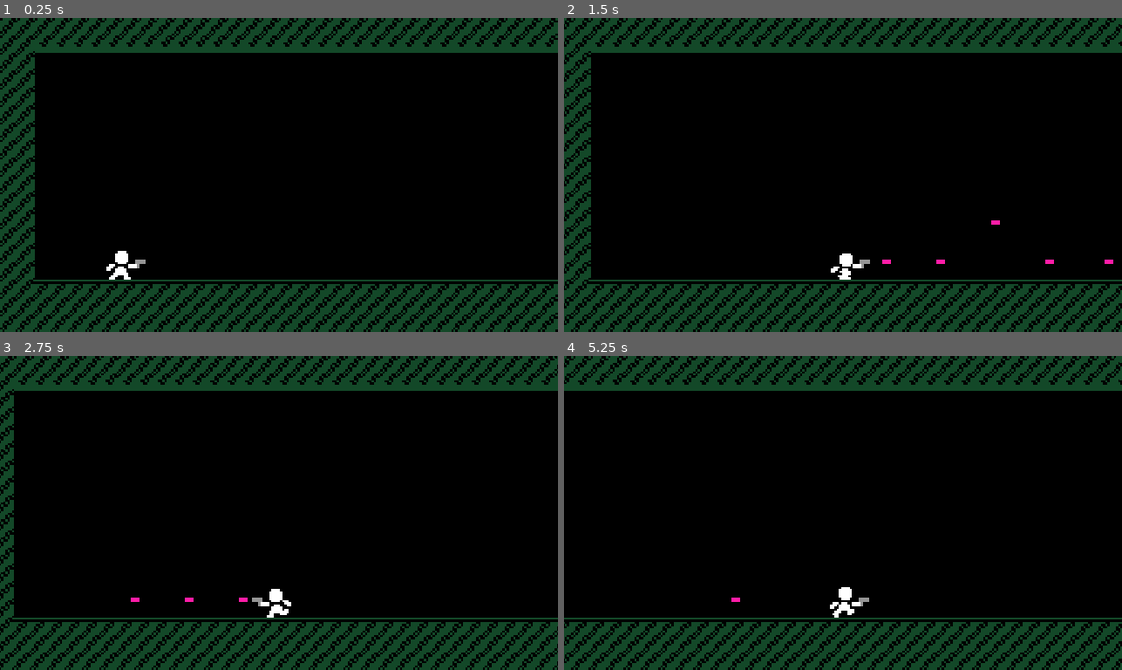
Above: before the commit, frames 1-4 (two rows, left to right).
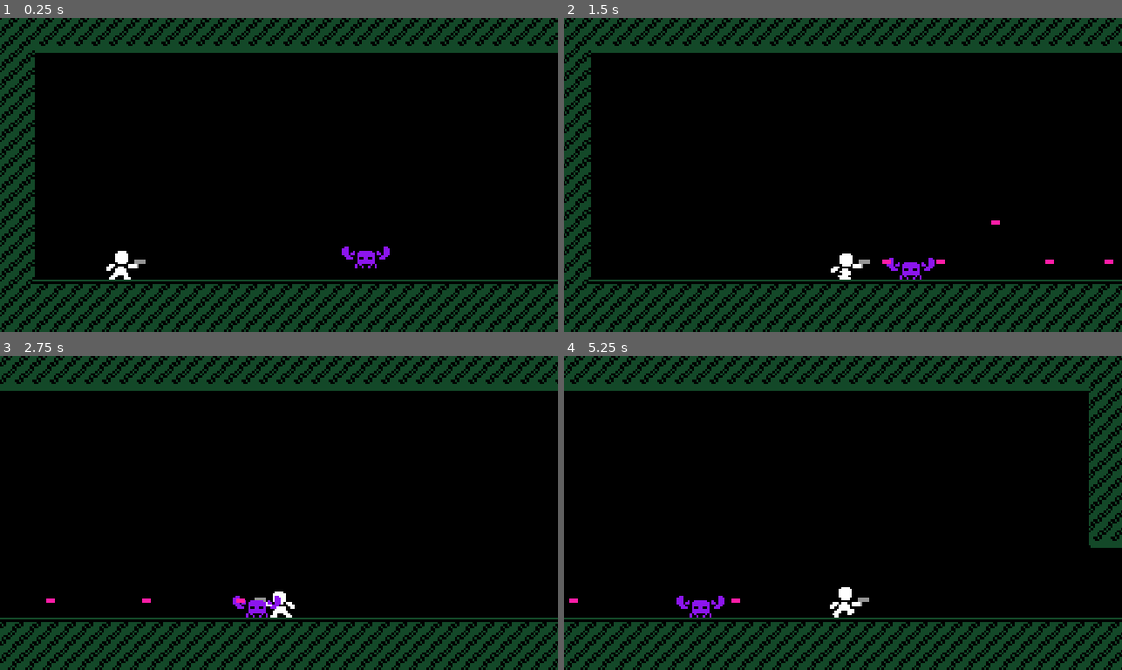
Above: after the commit, the same moments.

Repository: youssefevan/senior-project
Game: Godot game, scene res://World.tscn
The game is run twice, just before and just after one commit, with the same random seed, the same clock (stepped at 60 frames per second) and the same inputs.
Inputs (mouse positions are in pixels of both pictures, inside the frame that each line leads up to):
- Up to frame 1 (0.25 s): no input
- Up to frame 2 (1.5 s): move the mouse to (965, 159) at 0.52 s; press the mouse at (965, 159) at 0.53 s; hold D (right) from 0.53 s (still down); tap W (jump) at 0.77 s; move the mouse to (731, 190) at 1.27 s; release the mouse at (731, 190) at 1.28 s; click (731, 190) at 1.35 s
- Up to frame 3 (2.75 s): tap W (jump) at 1.52 s; move the mouse to (334, 443) at 2.02 s; release D (right) at 2.03 s; press the mouse at (334, 443) at 2.03 s; hold A (left) from 2.03 s (still down)
- Up to frame 4 (5.25 s): move the mouse to (815, 575) at 2.77 s; release A (left) at 2.78 s; release the mouse at (815, 575) at 2.78 s; hold D (right) 2.78-4.28 s; click (815, 575) at 2.85 s; tap W (jump) at 3.02, 3.77, 4.52 s; move the mouse to (1010, 560) at 3.52 s; press the mouse at (1010, 560) at 3.53 s; move the mouse to (675, 465) at 4.27 s; release the mouse at (675, 465) at 4.28 s; hold A (left) 4.28-5.03 s; click (675, 465) at 4.35 s; move the mouse to (870, 513) at 5.02 s; press the mouse at (870, 513) at 5.03 s; hold D (right) from 5.03 s (still down)

The runs differ from the first frame. In frame 1, 2.0% of the frame differs, in the area x 0-100%, y 0-100%; in frame 2, 1.2%; in frame 3, 13%; in frame 4, 16%.

Commit message:
Basic crab state machine finished
- also enabled gpu pixel snapping in project settings

Diff:
--- a/SeniorProject/World.tscn
+++ b/SeniorProject/World.tscn
@@ -1,10 +1,11 @@
-[gd_scene load_steps=6 format=2]
+[gd_scene load_steps=7 format=2]
 
 [ext_resource path="res://player/Player.tscn" type="PackedScene" id=1]
-[ext_resource path="res://tilesets/Tiles1.tscn" type="PackedScene" id=2]
+[ext_resource path="res://environment/tilesets/Tiles1.tscn" type="PackedScene" id=2]
 [ext_resource path="res://player/Camera.tscn" type="PackedScene" id=3]
-[ext_resource path="res://tilesets/Tiles2.tscn" type="PackedScene" id=4]
-[ext_resource path="res://CameraRoom.tscn" type="PackedScene" id=5]
+[ext_resource path="res://environment/tilesets/Tiles2.tscn" type="PackedScene" id=4]
+[ext_resource path="res://environment/camera_room/CameraRoom.tscn" type="PackedScene" id=5]
+[ext_resource path="res://enemies/Crab.tscn" type="PackedScene" id=6]
 
 [node name="World" type="Node2D"]
 __meta__ = {
@@ -40,6 +41,9 @@
 position = Vector2( 512, 0 )
 scale = Vector2( 128, 144 )
 
+[node name="Crab" parent="." instance=ExtResource( 6 )]
+position = Vector2( 168, 104 )
+
 [connection signal="camera_room" from="Player+Camera/Player" to="Player+Camera/Camera" method="_on_Player_camera_room"]
 [connection signal="grounded" from="Player+Camera/Player" to="Player+Camera/Camera" method="_on_Player_grounded"]
 [connection signal="not_grounded" from="Player+Camera/Player" to="Player+Camera/Camera" method="_on_Player_not_grounded"]
--- a/SeniorProject/ammo/Ammo0.tscn
+++ b/SeniorProject/ammo/Ammo0.tscn
@@ -1,6 +1,6 @@
 [gd_scene load_steps=3 format=2]
 
-[ext_resource path="res://ammo/Ammo.tscn" type="PackedScene" id=1]
+[ext_resource path="res://enemies/Ammo.tscn" type="PackedScene" id=1]
 [ext_resource path="res://ammo/scripts/ammo0.gd" type="Script" id=2]
 
 [node name="Ammo0" instance=ExtResource( 1 )]
--- /dev/null
+++ b/SeniorProject/enemies/Crab.tscn
@@ -0,0 +1,72 @@
+[gd_scene load_steps=8 format=2]
+
+[ext_resource path="res://sprites/enemies/crab.png" type="Texture" id=1]
+[ext_resource path="res://enemies/scripts/crab_fsm.gd" type="Script" id=2]
+[ext_resource path="res://enemies/scripts/crab.gd" type="Script" id=3]
+
+[sub_resource type="RectangleShape2D" id=1]
+extents = Vector2( 4, 7 )
+
+[sub_resource type="RectangleShape2D" id=2]
+extents = Vector2( 52, 29 )
+
+[sub_resource type="CapsuleShape2D" id=3]
+radius = 4.0
+height = 3.0
+
+[sub_resource type="CircleShape2D" id=4]
+radius = 3.5
+
+[node name="Crab" type="KinematicBody2D"]
+collision_layer = 4
+collision_mask = 63
+collision/safe_margin = 0.02
+script = ExtResource( 3 )
+
+[node name="StateMachine" type="Node" parent="."]
+script = ExtResource( 2 )
+
+[node name="Sprite" type="Sprite" parent="."]
+position = Vector2( 0, -1 )
+texture = ExtResource( 1 )
+hframes = 3
+frame = 1
+
+[node name="Collider" type="CollisionShape2D" parent="."]
+position = Vector2( 0, 1 )
+rotation = 1.5708
+shape = SubResource( 1 )
+
+[node name="PlayerDetection" type="Area2D" parent="."]
+collision_layer = 4
+
+[node name="Collider" type="CollisionShape2D" parent="PlayerDetection"]
+position = Vector2( 0, -24 )
+shape = SubResource( 2 )
+
+[node name="MainHitbox" type="Area2D" parent="."]
+
+[node name="HitboxShape" type="CollisionShape2D" parent="MainHitbox"]
+rotation = 1.5708
+shape = SubResource( 3 )
+
+[node name="ClawHitboxLeft" type="Area2D" parent="."]
+position = Vector2( -8, -2 )
+__meta__ = {
+"_edit_group_": true
+}
+
+[node name="HitboxShape" type="CollisionShape2D" parent="ClawHitboxLeft"]
+shape = SubResource( 4 )
+
+[node name="ClawHitboxRight" type="Area2D" parent="."]
+position = Vector2( 8, -2 )
+__meta__ = {
+"_edit_group_": true
+}
+
+[node name="HitboxShape" type="CollisionShape2D" parent="ClawHitboxRight"]
+shape = SubResource( 4 )
+
+[connection signal="body_entered" from="PlayerDetection" to="." method="_on_PlayerDetection_body_entered"]
+[connection signal="body_exited" from="PlayerDetection" to="." method="_on_PlayerDetection_body_exited"]
--- /dev/null
+++ b/SeniorProject/enemies/scripts/crab.gd
@@ -0,0 +1,31 @@
+extends KinematicBody2D
+
+var velocity = Vector2()
+var grav = 1400
+var speed = 25
+
+var player_detected = false
+
+var target = null
+var target_pos = Vector2()
+
+var dir_x
+
+func apply_gravity(delta):
+	velocity.y += grav * delta
+
+func apply_movement():
+	velocity = move_and_slide(velocity, Vector2.UP)
+
+func sleep():
+	velocity -= velocity
+
+func _on_PlayerDetection_body_entered(body):
+	if body.is_in_group("Player"):
+		player_detected = true
+		target = body
+
+func _on_PlayerDetection_body_exited(body):
+	if body.is_in_group("Player"):
+		player_detected = false
+		target = null
--- /dev/null
+++ b/SeniorProject/enemies/scripts/crab_fsm.gd
@@ -0,0 +1,50 @@
+extends "res://state_machine.gd"
+
+func _ready():
+	add_state("idle")
+	add_state("hostile")
+	call_deferred("set_state", states.idle)
+
+func _process(delta):
+	print(parent.player_detected)
+	print(parent.target_pos)
+	if parent.player_detected == true:
+		parent.target_pos = parent.target.global_position
+
+		if (parent.target_pos.x - parent.position.x) > 0:
+			parent.dir_x = 1
+		elif (parent.target_pos.x - parent.position.x) <= 0:
+			parent.dir_x = -1
+
+		parent.velocity.x = parent.speed * parent.dir_x
+
+	else:
+		parent.sleep()
+
+func state_logic(delta):
+	parent.apply_gravity(delta)
+	parent.apply_movement()
+
+func get_transition(delta):
+	match state:
+		states.idle:
+			#print(state)
+			if parent.velocity.x != 0:
+				return states.hostile
+
+		states.hostile:
+			#print(state)
+			if parent.velocity.x == 0:
+				return states.idle
+
+	return null
+
+func enter_state(new_state, old_state):
+	match new_state:
+		states.idle:
+			pass
+		states.hostile:
+			pass
+
+func exit_state(old_state, new_state):
+	pass
--- a/SeniorProject/CameraRoom.tscn
+++ b/SeniorProject/environment/camera_room/CameraRoom.tscn
@@ -1,4 +1,6 @@
-[gd_scene load_steps=2 format=2]
+[gd_scene load_steps=3 format=2]
+
+[ext_resource path="res://environment/camera_room/camera_room.gd" type="Script" id=1]
 
 [sub_resource type="RectangleShape2D" id=1]
 extents = Vector2( 1, 1 )
@@ -6,9 +8,12 @@
 [node name="CameraRoom" type="Area2D"]
 collision_layer = 32
 collision_mask = 21
+script = ExtResource( 1 )
 __meta__ = {
 "_edit_group_": true
 }
 
 [node name="Collider" type="CollisionShape2D" parent="."]
 shape = SubResource( 1 )
+
+[connection signal="area_exited" from="." to="." method="_on_CameraRoom_area_exited"]
--- /dev/null
+++ b/SeniorProject/environment/camera_room/camera_room.gd
@@ -0,0 +1,5 @@
+extends Area2D
+
+func _on_CameraRoom_area_exited(area):
+	if area.get_collision_layer() == 16:
+		area.queue_free()
--- a/SeniorProject/player/Player.tscn
+++ b/SeniorProject/player/Player.tscn
@@ -70,12 +70,18 @@
 }
 
 [sub_resource type="RectangleShape2D" id=5]
-extents = Vector2( 3, 6 )
+extents = Vector2( 3, 7 )
 
 [sub_resource type="RectangleShape2D" id=6]
 extents = Vector2( 0, 0 )
 
-[node name="Player" type="KinematicBody2D"]
+[sub_resource type="CapsuleShape2D" id=7]
+radius = 3.0
+height = 6.0
+
+[node name="Player" type="KinematicBody2D" groups=[
+"Player",
+]]
 collision/safe_margin = 0.04
 script = ExtResource( 3 )
 
@@ -93,8 +99,10 @@
 texture = ExtResource( 1 )
 hframes = 5
 vframes = 2
+frame = 9
 
 [node name="Collider" type="CollisionShape2D" parent="."]
+position = Vector2( 0, -1 )
 shape = SubResource( 5 )
 
 [node name="CameraRoomDetector" type="Area2D" parent="."]
@@ -109,6 +117,14 @@
 [node name="Blaster" parent="." instance=ExtResource( 4 )]
 start_pos = Vector2( 7, -1 )
 
+[node name="Hurtbox" type="Area2D" parent="." groups=[
+"Player",
+]]
+collision_mask = 12
+
+[node name="Collider" type="CollisionShape2D" parent="Hurtbox"]
+shape = SubResource( 7 )
+
 [connection signal="flipped" from="." to="Blaster" method="_on_Player_flipped"]
 [connection signal="not_flipped" from="." to="Blaster" method="_on_Player_not_flipped"]
 [connection signal="area_entered" from="CameraRoomDetector" to="." method="_on_CameraRoomDetector_area_entered"]
--- a/SeniorProject/player/scripts/player_fsm.gd
+++ b/SeniorProject/player/scripts/player_fsm.gd
@@ -44,11 +44,10 @@
 			parent.velocity.y = -parent.JUMP_FORCE
 
 	# sprite flipping
-	if state == states.run:
-		if parent.velocity.x >= 20:
-			parent.sprite.flip_h = false
-		if parent.velocity.x <= -20:
-			parent.sprite.flip_h = true
+	if parent.velocity.x > 0:
+		parent.sprite.flip_h = false
+	if parent.velocity.x < 0:
+		parent.sprite.flip_h = true
 
 	# signal for blaster position
 	if parent.sprite.flip_h == true:
--- a/SeniorProject/project.godot
+++ b/SeniorProject/project.godot
@@ -21,6 +21,11 @@
 window/stretch/mode="2d"
 window/stretch/aspect="keep"
 
+[global]
+
+"anti aliasing"=false
+anti=false
+
 [input]
 
 jump={
@@ -28,6 +33,7 @@
 "events": [ Object(InputEventKey,"resource_local_to_scene":false,"resource_name":"","device":0,"alt":false,"shift":false,"control":false,"meta":false,"command":false,"pressed":false,"scancode":87,"unicode":0,"echo":false,"script":null)
 , Object(InputEventKey,"resource_local_to_scene":false,"resource_name":"","device":0,"alt":false,"shift":false,"control":false,"meta":false,"command":false,"pressed":false,"scancode":16777232,"unicode":0,"echo":false,"script":null)
 , Object(InputEventKey,"resource_local_to_scene":false,"resource_name":"","device":0,"alt":false,"shift":false,"control":false,"meta":false,"command":false,"pressed":false,"scancode":32,"unicode":0,"echo":false,"script":null)
+, Object(InputEventKey,"resource_local_to_scene":false,"resource_name":"","device":0,"alt":false,"shift":false,"control":false,"meta":false,"command":false,"pressed":false,"scancode":67,"unicode":0,"echo":false,"script":null)
  ]
 }
 left={
@@ -45,6 +51,7 @@
 fire={
 "deadzone": 0.5,
 "events": [ Object(InputEventMouseButton,"resource_local_to_scene":false,"resource_name":"","device":0,"alt":false,"shi …(212 unchanged characters)…
+, Object(InputEventKey,"resource_local_to_scene":false,"resource_name":"","device":0,"alt":false,"shift":false,"control":false,"meta":false,"command":false,"pressed":false,"scancode":88,"unicode":0,"echo":false,"script":null)
  ]
 }
 
@@ -63,5 +70,6 @@
 
 [rendering]
 
+2d/snapping/use_gpu_pixel_snap=true
 environment/default_clear_color=Color( 0, 0, 0, 1 )
 environment/default_environment="res://default_env.tres"
Renamed: SeniorProject/ammo/Ammo.tscn -> SeniorProject/enemies/Ammo.tscn
Renamed: SeniorProject/tilesets/Tiles1.tscn -> SeniorProject/environment/tilesets/Tiles1.tscn
Renamed: SeniorProject/tilesets/Tiles2.tscn -> SeniorProject/environment/tilesets/Tiles2.tscn
Not shown: 1 places in SeniorProject/player/Player.tscn that only renumber resources
Binary file added: SeniorProject/sprites/enemies/crab.png
Not shown, added: SeniorProject/sprites/enemies/crab.png.import
